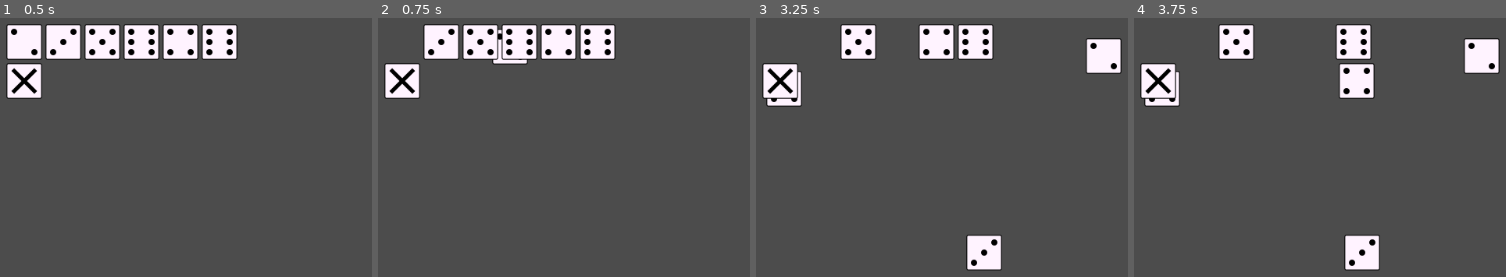
Above: before the commit, frames 1-4 (left to right).
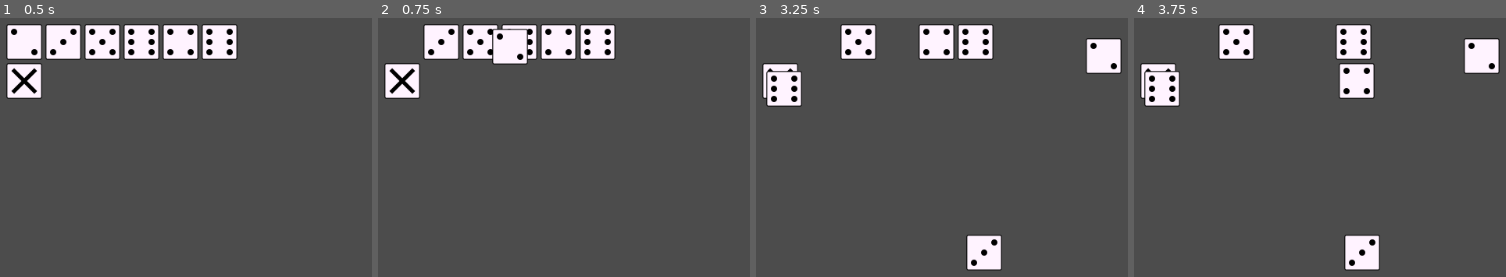
Above: after the commit, the same moments.

Repository: mraich/lantern
Game: Godot game, scene res://scenes/world.tscn
Two runs of this game, one before a commit and one after it. Both use one fixed random seed, a clock stepped at 60 frames per second and the inputs below.
Inputs (mouse positions are in pixels of both pictures, inside the frame that each line leads up to):
- Up to frame 1 (0.5 s): no input
- Up to frame 2 (0.75 s): tap Enter at 0.5 s; drag from (404, 41) to (727, 56) at 0.52 s
- Up to frame 3 (3.25 s): tap Space at 1.25, 2.75 s; drag from (819, 41) to (982, 253) at 1.27 s; tap Enter at 2 s; move the mouse to (860, 41) at 2.02 s; click (860, 41) at 2.17 s; drag from (897, 41) to (785, 87) at 2.77 s
- Up to frame 4 (3.75 s): tap Enter at 3.5 s; drag from (1316, 41) to (1442, 157) at 3.52 s

Frame 1 is identical in both runs. In frame 2, 0.5% of the frame differs, in the area x 30-41%, y 3-17%; in frame 3, 0.6%, in the area x 2-12%, y 20-32%; in frame 4, 0.6%.

Commit message:
DiceContainer:: Az összes kocka z_index-ének a kezelése a z_index script-nek a segítségével.

Diff:
--- a/scripts/container/dice_container.gd
+++ b/scripts/container/dice_container.gd
@@ -1,6 +1,9 @@
 #script: dice_container
 
 extends HBoxContainer
+
+var t_z_index = preload("res://scripts/resource/z_index.gd")
+var z_index = t_z_index.new()
 
 var dices = []
 const _DICE_COUNT = 6
@@ -26,10 +29,15 @@
 		dice.connect("on_value_changed", self, "_on_dice_value_changed")
 
 		add_child(dice)
+
+	# These are the objects we want to maintain z index.
+	z_index._set_objects(dices)
 	pass
 
 # Dragging of the dice.
 func _on_drag_begin(dice):
+	# Change the z index to max for the dice we are dragging.
+	z_index._change_z_index_to_max(dice)
 	pass
 
 func _on_dice_value_changed(var dice):
